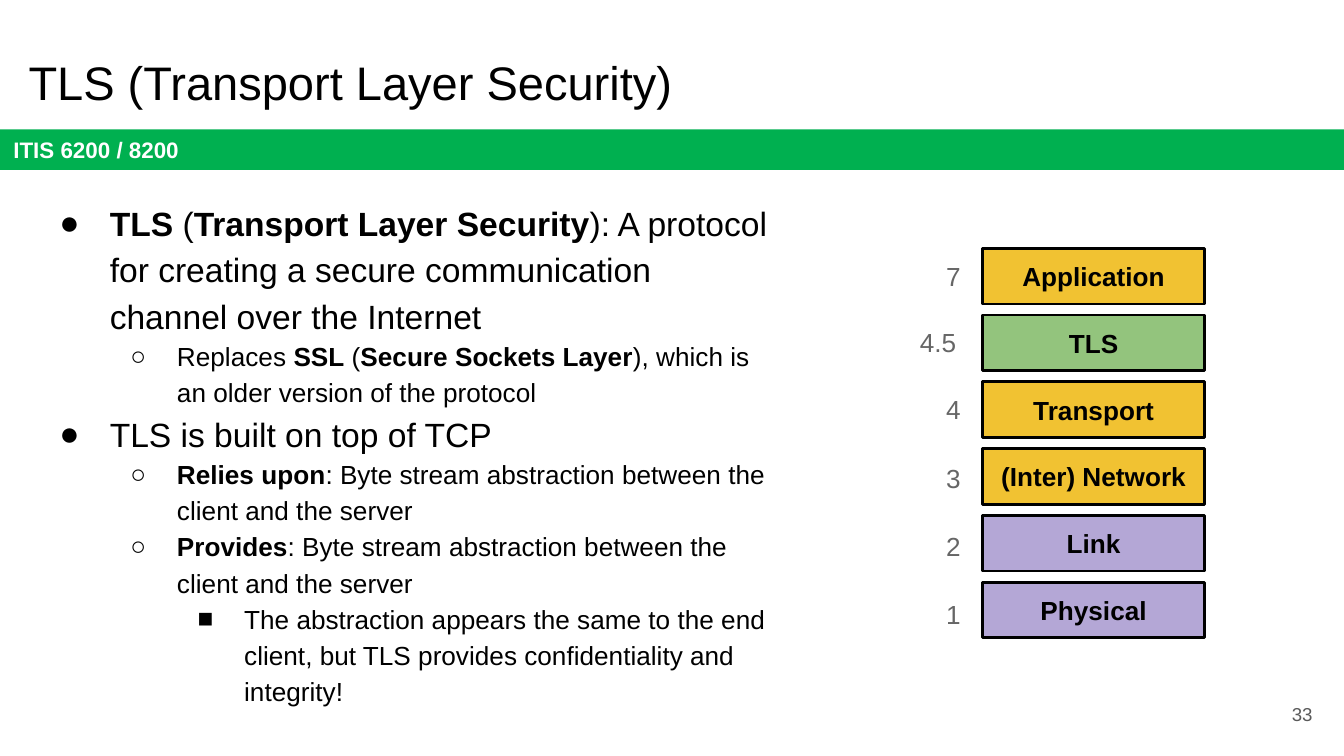
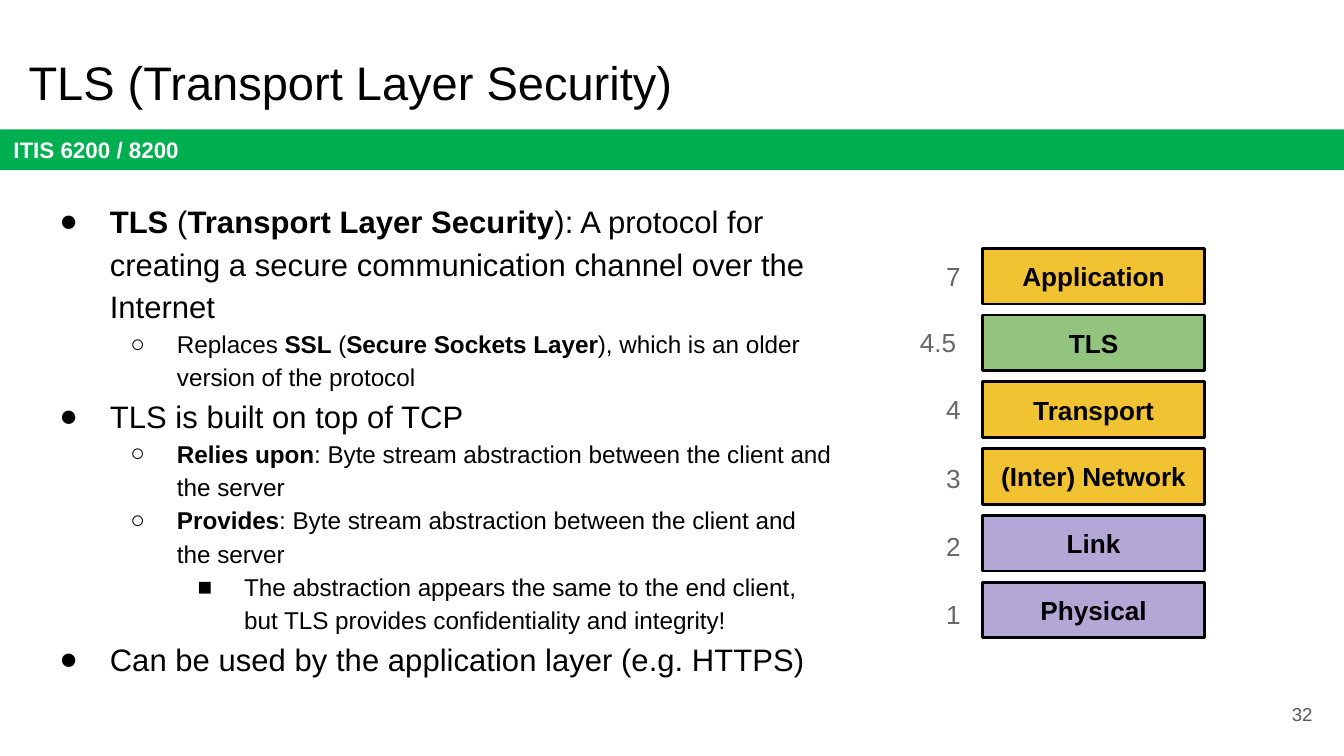
Before and after one commit to jx5c/github.io, a slide deck: slide 32 of teaching/ITIS6200/2023fa/lectures/lec15.ARP.pptx (slide 33 before the commit). Drawn at 1344x756 pixels with LibreOffice and Linux fonts; fonts in the diff are those of the drawing. Boxes give left, top, right and bottom in pixels: in the first picture for what was removed or moved away, otherwise in the second. Text is boxed around its words. In the diff, an @@ line names an element or a change of style, - is before the commit and + after.

```diff
--- a/teaching/ITIS6200/2023fa/lectures/lec15.ARP.pptx
+++ b/teaching/ITIS6200/2023fa/lectures/lec15.ARP.pptx
@@ text at box(110, 210, 831, 634): size 18 to 16.6 pt in "TLS (Transport Layer Security): A protocol for ...", "TLS is built on top of TCP"; size 14 to 12.9 pt in "Replaces SSL (Secure Sockets Layer), which is ...", "Relies upon: Byte stream abstraction between the ...", "Provides: Byte stream abstraction between the client ...", "The abstraction appears the same to the ..." @@
@@ text at box(110, 648, 804, 677): paragraph added @@
+● Can be used by the application layer (e.g. HTTPS)
@@ page number at box(1292, 708, 1313, 721): text changed @@
-33
+32
```
Also in this commit, not shown: 8 other slides changed, 4 slides removed, 1 other file.
